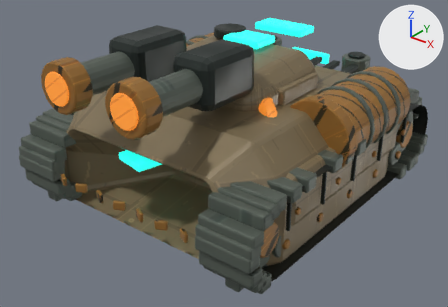
Two versions of the glTF model assets/models/vehicles/scorcher.glb, one commit apart.
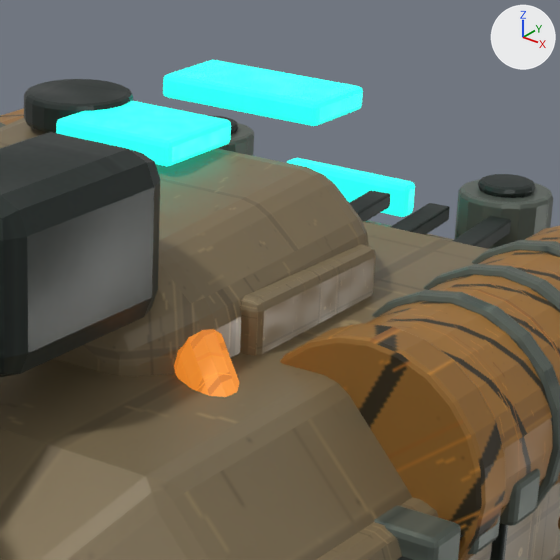
Each version is shown whole from a 50 mm camera at (2.59, -3.4, 2.49) aimed at (-0.03, -0.13, 0.46), then close up on the part from 46% to 83% of the width and 0% to 54% of the height. The lights are fixed; the arrows at upper right show +X, +Y and +Z. The last two pictures show the newer version. Where no turn or scale is listed for an object, it has been applied to the vertices. Vertices at exactly the same position are counted once.

In view in the first close-up: 'Protected propellant vessel.001', 'Scorcher · welded six-facet armored hull', 'Static · Vehicle / armor_light', 'Static · Vehicle / armor_light.001', 'Static · Vehicle / dark', 'Static · Vehicle / dark.001', 'Static · Vehicle / hazard', 'Static · Vehicle / steel', 'Static · Vehicle / track', 'TeamColor', 'TeamColor.001', 'Vulcan Flame Projector · faceted traversing gunhouse' and 3 more.
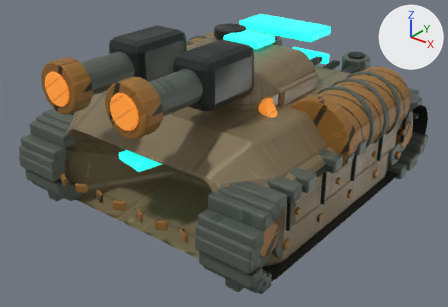
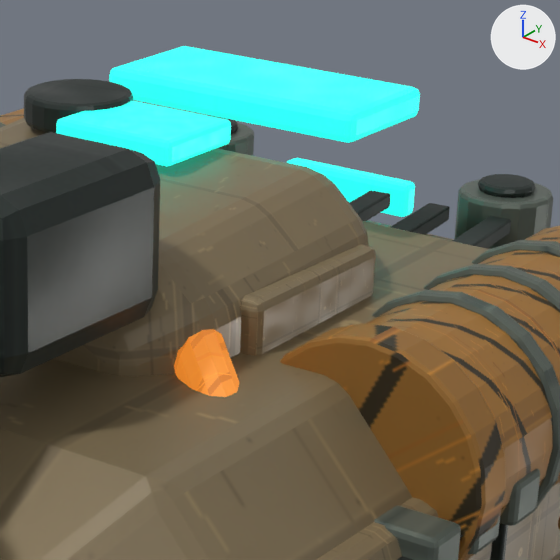
What differs and where, as boxes [x1, y1, x2, y2] in the close-ups (560 x 560 px; the box of a moved part takes in the faces that stretch with it):
'TeamColor', reshaped (23% wider, 8% taller): before [163, 59, 415, 217]; after [109, 46, 420, 217]
part 1 of me_teamcolor___consolidated_mesh_005, moved or reshaped: before [163, 59, 363, 126]; after [109, 46, 420, 143]

The edits, one by one:
me_teamcolor___consolidated_mesh_005 is used by ob_teamcolor; location (0.0, 0.98, 0.96).
me_teamcolor___consolidated_mesh_005 had 360 vertices, 700 faces and spanned x -0.33..0.33, y -2.09..0.03, z -0.39..0.35.
me_teamcolor___consolidated_mesh_005 now has 472 vertices, 916 faces and spans x -0.81..0.81, y -2.09..0.03, z -0.39..0.35.
Part 1, on me_teamcolor___consolidated_mesh_005:
3 vertices in x -0.21..-0.2, y -0.51..-0.5, z 0.29..0.3 move by (-0.11, -0.04, -0.01).
3 vertices in x -0.21..-0.2, y -0.51..-0.5, z 0.3..0.35 move by (-0.11, -0.04, 0.0).
3 vertices in x -0.21..-0.2, y -0.32..-0.31, z 0.29..0.3 move by (-0.11, 0.04, -0.01).
3 vertices in x -0.21..-0.2, y -0.32..-0.31, z 0.3..0.35 move by (-0.11, 0.04, 0.0).
3 vertices in x 0.2..0.21, y -0.51..-0.5, z 0.29..0.3 move by (0.11, -0.04, -0.01).
3 vertices in x 0.2..0.21, y -0.51..-0.5, z 0.3..0.35 move by (0.11, -0.04, 0.0).
38 vertices move from x -0.21..0.21, y -0.51..-0.31, z 0.29..0.35 to x -0.33..0.33, y -0.56..-0.26, z 0.28..0.35.
Other edits to the shape of me_teamcolor___consolidated_mesh_005 do not show in these pictures.
